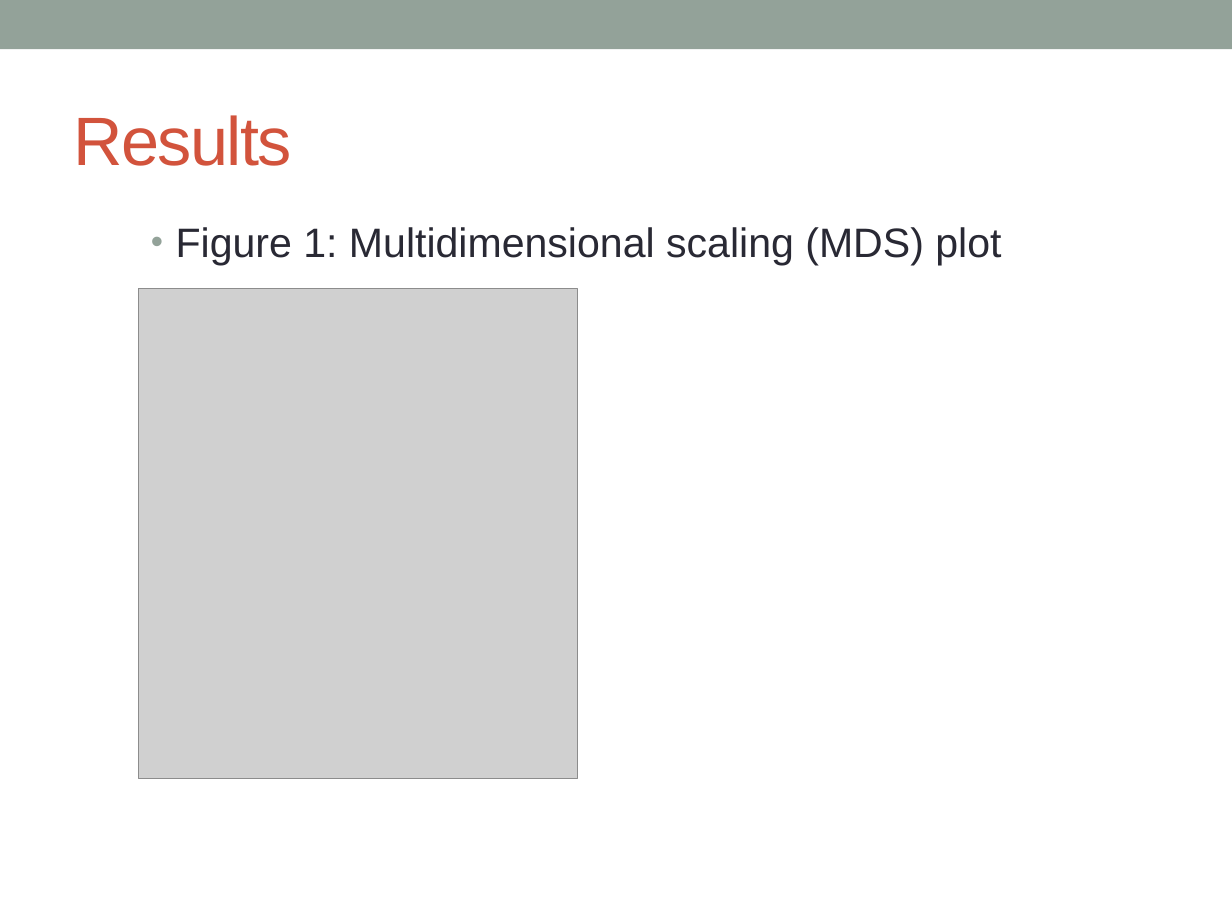
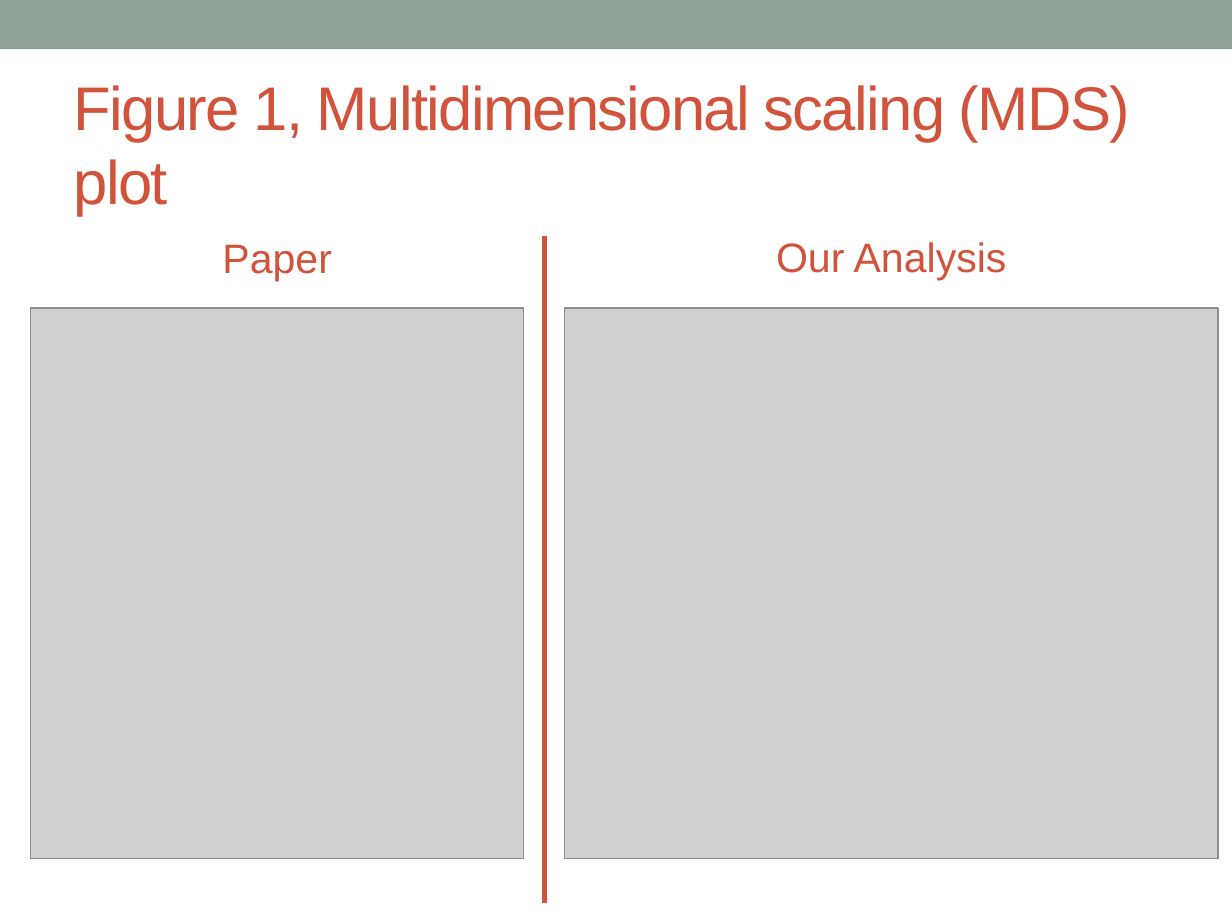
Before and after one commit to katholan/BCB546X-Spring2017_Valerin_final_project, a slide deck: slide 17 of asparagus.pptx. Drawn at 1232x924 pixels with LibreOffice and Linux fonts; fonts in the diff are those of the drawing; grey boxes stand for pictures. Boxes give left, top, right and bottom in pixels: in the first picture for what was removed or moved away, otherwise in the second. Text is boxed around its words. In the diff, an @@ line names an element or a change of style, - is before the commit and + after.

```diff
--- a/asparagus.pptx
+++ b/asparagus.pptx
@@ title "Figure 1, Multidimensional scaling (MDS) ..." at (74,85,1130,216): vertical alignment top to middle @@
@@ title at (74,85,1130,216): text changed; size 24 to 36 pt; text colour #292934 to #D2533C @@
-• Figure 1: Multidimensional scaling (MDS) plot
+Figure 1, Multidimensional scaling (MDS) plot
@@ title removed at (74,115,292,166) @@
-Results
@@ line added from (545, 237) to (545, 903), #D2533C 3 pt @@
@@ text added at (222,244,332,281), 24 pt, text #D2533C @@
+Paper
@@ text added at (776,242,1007,281), 24 pt, text #D2533C @@
+Our Analysis
@@ picture: place and size @@
-picture at (138,288,577,779)
+picture at (31,308,524,859)
@@ picture added at (564,308,1217,859) @@
```
Also in this commit, not shown: 15 other slides changed, 4 slides added, 1 slide removed.
